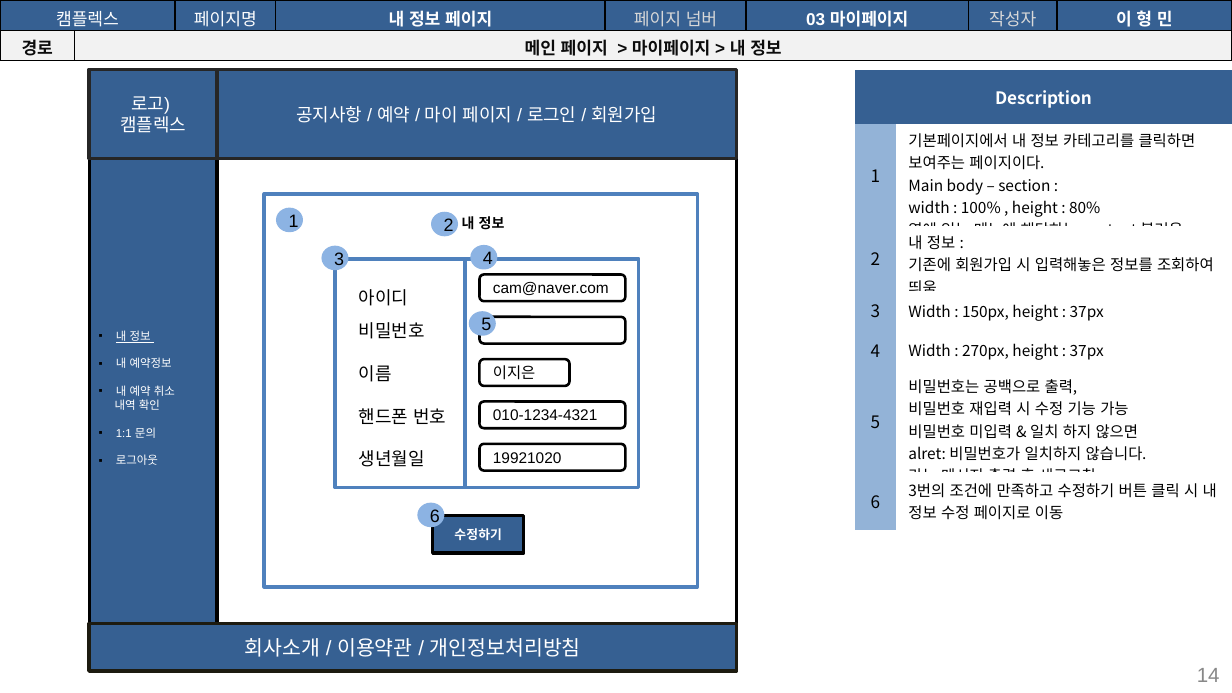
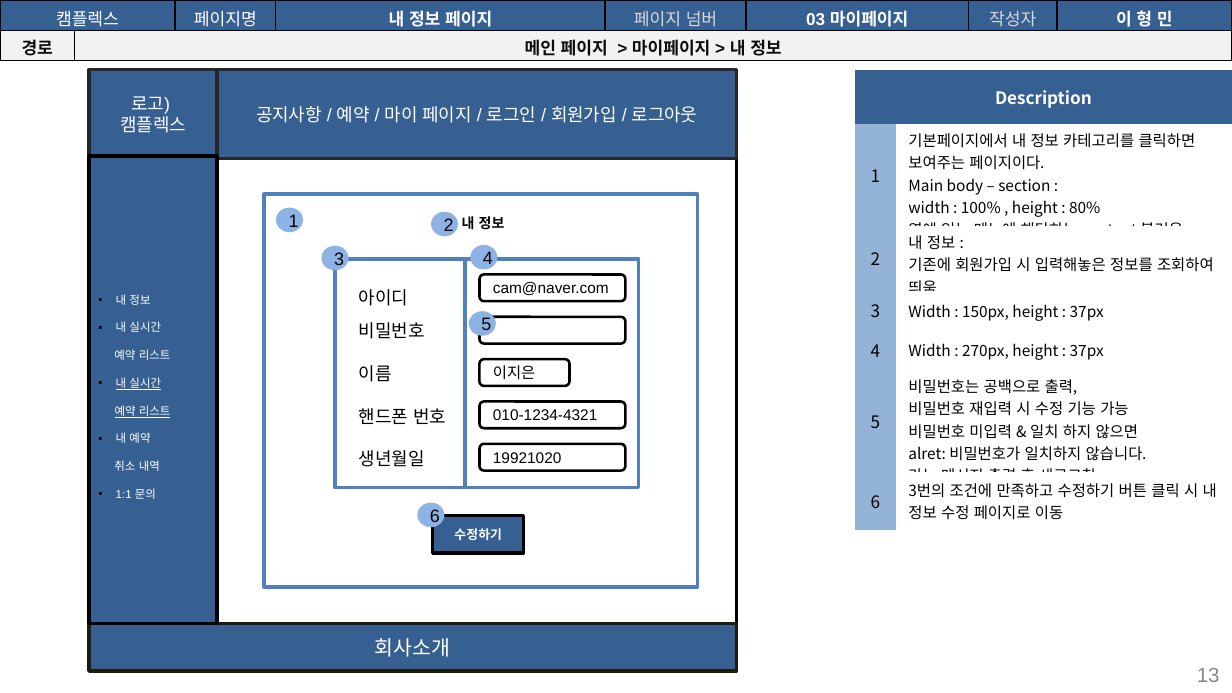
Before and after one commit to seoulsudal/CamFlexProject, a slide deck: slide 13 of 프로젝트 산출물/9. 스토리보드/캠플렉스 사용자_스토리보드.pptx (slide 14 before the commit). Drawn at 1232x693 pixels with LibreOffice and Linux fonts; fonts in the diff are those of the drawing. Boxes give left, top, right and bottom in pixels: in the first picture for what was removed or moved away, otherwise in the second. Text is boxed around its words. In the diff, an @@ line names an element or a change of style, - is before the commit and + after.

Commit message:
사용자 스토리보드 수정(회원 및 마이페이지 추가 수정 요망

```diff
--- a/프로젝트 산출물/9. 스토리보드/캠플렉스 사용자_스토리보드.pptx
+++ b/프로젝트 산출물/9. 스토리보드/캠플렉스 사용자_스토리보드.pptx
@@ text in rectangle at [256, 106, 698, 123]: text changed @@
-공지사항 / 예약 / 마이 페이지 / 로그인 / 회원가입
+공지사항 / 예약 / 마이 페이지 / 로그인 / 회원가입 / 로그아웃
@@ text in rectangle at [116, 294, 156, 499]: underline off in "내 정보"; list level 1 to 2 in "1:1 문의" @@
@@ text in rectangle at [114, 321, 171, 471]: text changed @@
-▪ 내 예약정보
-▪ 내 예약 취소
-내역 확인
+▪ 내 실시간
+예약 리스트
+▪ 내 실시간
+예약 리스트
+▪ 내 예약
+취소 내역
@@ text in rectangle at [116, 454, 158, 465]: paragraph removed @@
-▪ 로그아웃
@@ text in rectangle at [375, 638, 450, 657]: text changed @@
-회사소개 / 이용약관 / 개인정보처리방침
+회사소개
@@ page number at [1197, 668, 1220, 682]: text changed @@
-14
+13
```
Also in this commit, not shown: 19 other slides changed, 3 slides added, 4 slides removed.
